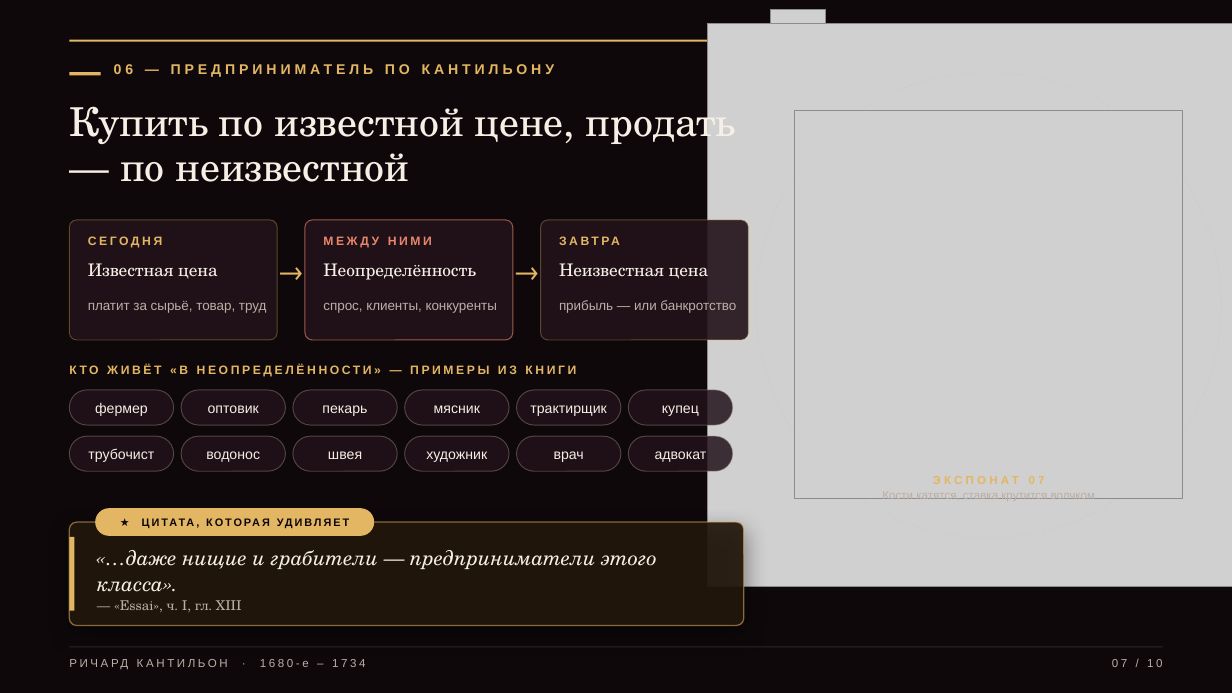
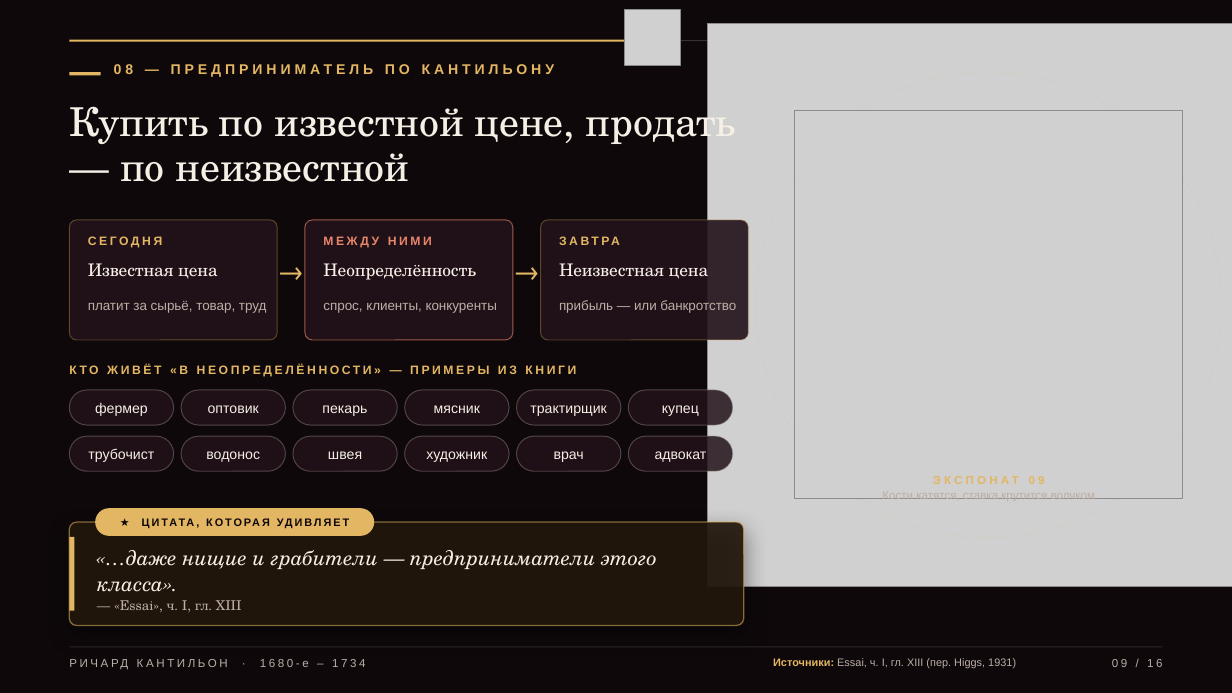
Before and after one commit to overbaffe1/omgGame, a slide deck: slide 9 of exports/cantillon-3d-presentation.pptx (slide 7 before the commit). Drawn at 1232x693 pixels with LibreOffice and Linux fonts; fonts in the diff are those of the drawing; grey boxes stand for pictures; background and template pictures are left out. Boxes give left, top, right and bottom in pixels: in the first picture for what was removed or moved away, otherwise in the second. Text is boxed around its words. In the diff, an @@ line names an element or a change of style, - is before the commit and + after.

```diff
--- a/exports/cantillon-3d-presentation.pptx
+++ b/exports/cantillon-3d-presentation.pptx
@@ picture added at [625, 10, 680, 66] @@
@@ picture removed at [771, 10, 826, 66] @@
@@ rectangle: place and size @@
-rectangle at [69, 40, 799, 42]
+rectangle at [69, 40, 653, 42]
@@ text at [933, 476, 1045, 484]: text changed @@
-ЭКСПОНАТ 07
+ЭКСПОНАТ 09
@@ text added at [773, 658, 1016, 668], 8.5 pt, text #BBAEA6 @@
+Источники: Essai, ч. I, гл. XIII (пер. Higgs, 1931)
@@ text at [1112, 659, 1162, 667]: text changed @@
-07 / 10
+09 / 16
```
Also in this commit, not shown: 9 other slides changed, 6 slides added, 24 other files.
